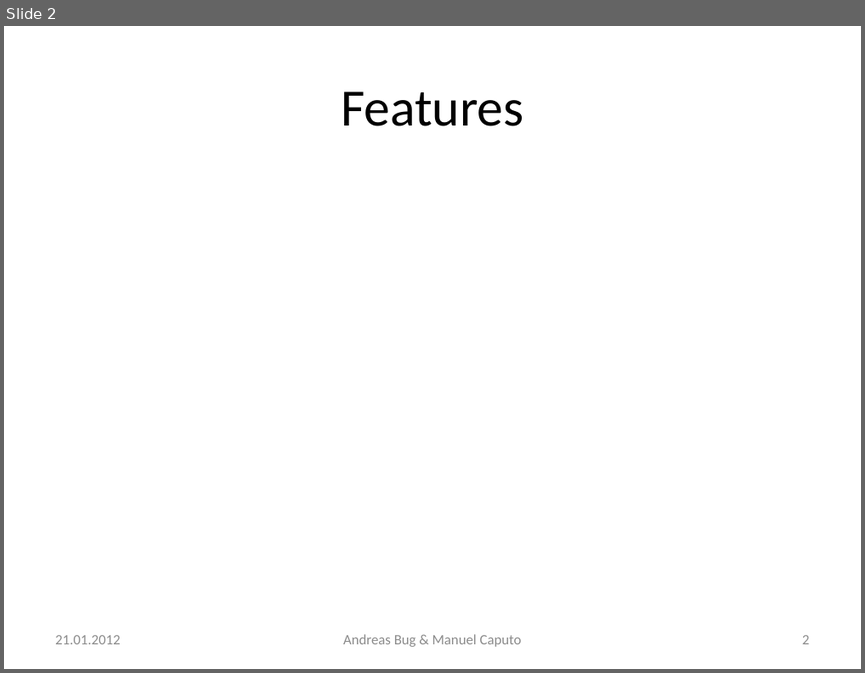
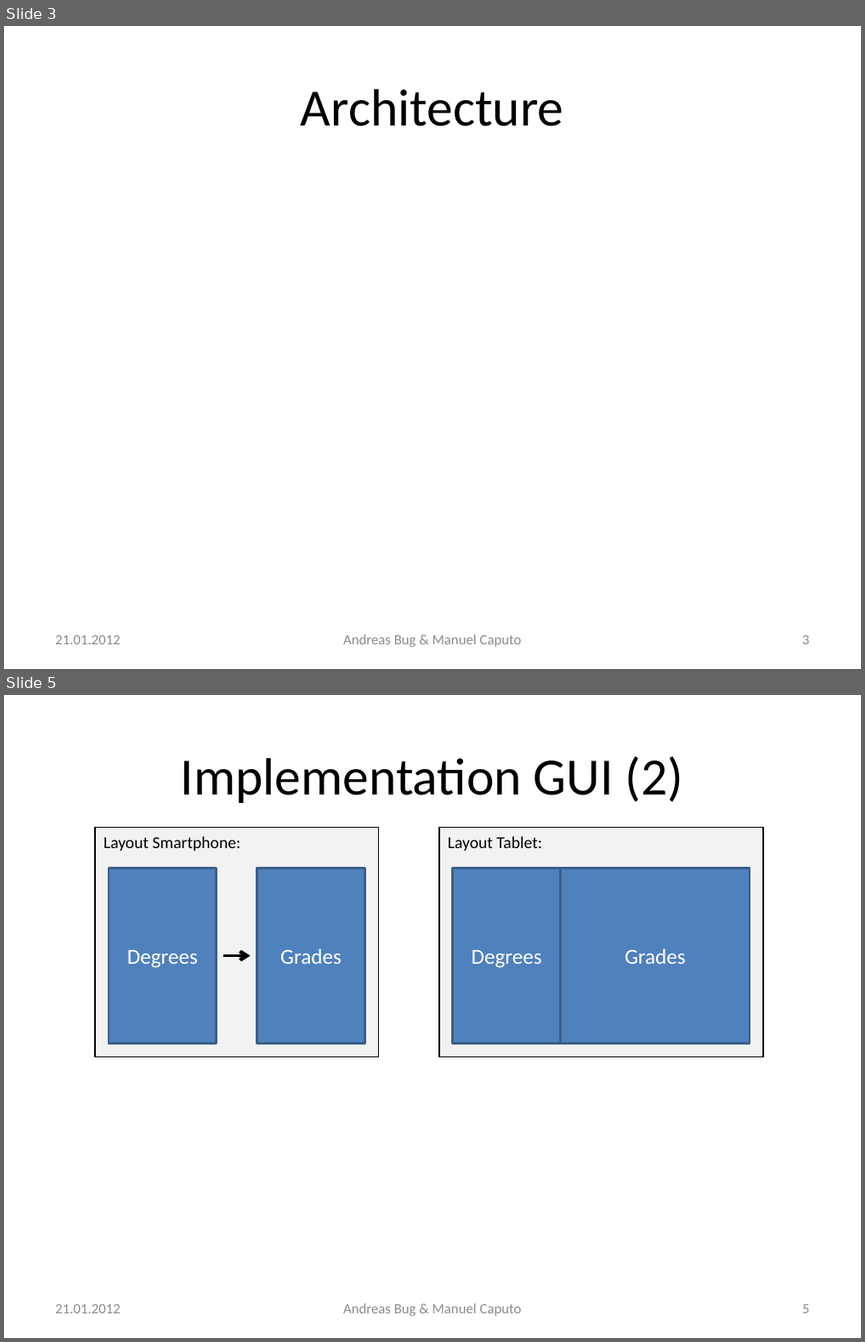
Before and after one commit to n0rf/htwg-grade-app, a slide deck: docs/notenapp-praesi.pptx. Shown one above the other, each under a label of ours: slide 2 before the commit, slides 3 and 5 after it; the slides between them are not shown. The pictures are 865x673 and 865x1342 pixels, drawn with LibreOffice and Linux fonts; fonts in the diff are those of the drawing. Boxes give left, top, right and bottom in pixels: in the first picture for what was removed or moved away, otherwise in the second. Text is boxed around its words. In the diff, an @@ line names an element or a change of style, - is before the commit and + after.

```diff
--- a/docs/notenapp-praesi.pptx
+++ b/docs/notenapp-praesi.pptx
@@ slide 5 added at <box>4,695,861,1338</box>, background #FFFFFF @@
@@ title added at <box>181,756,684,803</box>, 44 pt, text #000000 @@
+Implementation GUI (2)
@@ rectangle added at <box>439,828,763,1057</box>, fill #F2F2F2, outline #000000 1 pt, 14 pt, text #000000 @@
+Layout Tablet:
@@ rectangle added at <box>453,868,561,1043</box>, fill #4F81BD, outline #3A5F8C 2 pt, 18 pt, text #FFFFFF @@
+Degrees
@@ rectangle added at <box>561,868,749,1043</box>, fill #4F81BD, outline #3A5F8C 2 pt, 18 pt, text #FFFFFF @@
+Grades
@@ group added at <box>95,828,378,1057</box>: 3 rectangles, 1 arrow @@
+Layout Smartphone:
+Degrees
+Grades
@@ text added at <box>55,1304,120,1313</box>, 12 pt, text #8C8C8C @@
+21.01.2012
@@ text added at <box>343,1303,522,1315</box>, 12 pt, text #8C8C8C @@
+Andreas Bug & Manuel Caputo
@@ page number added at <box>802,1304,809,1313</box>, 12 pt, text #8C8C8C @@
+5
@@ what was slide 2 is now slide 3 @@
@@ slide 3 changed as well @@
@@ title at <box>301,89,563,126</box>: text changed @@
-Features
+Architecture
@@ page number at <box>802,635,809,644</box>: text changed @@
-2
+3
```
Also in this commit, not shown: 2 other slides changed, 6 other slides added, 1 slide removed.
